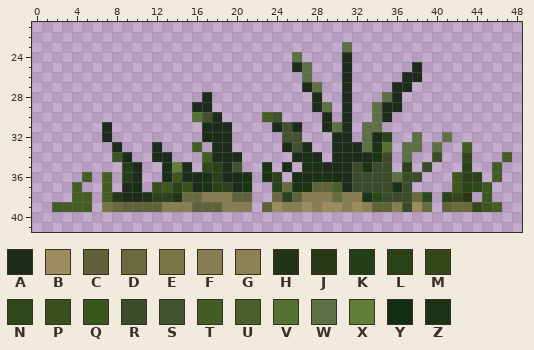
Pixel-art sprite, stored at gfx/OBJS/weeds.png. The picture above is the old version.
The file is 52x52 pixels. Colours within 5 levels of each other are drawn and written as one. Shown: x 0..48, y 21..41.
Palette (. is transparent): A #1d2c1a  B #9c8c5e  C #60623b  D #696a3e  E #767743  F #877d52  G #8d8053  H #223416  J #293816  K #223f18  L #2b4119  M #33471a  N #2d481a  P #3b4f1d  Q #3d561f  R #3c4b2a  S #425130  T #445d25  U #4a5f2b  V #547231  W #5e7146  X #608038  Y #142e13  Z #1a3314
The result:
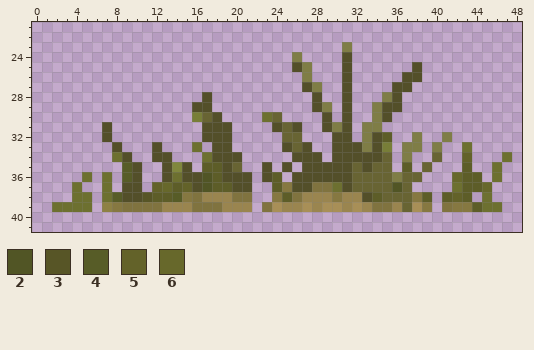
Colours new in this view: 2 #515525  3 #575526  4 #575c27  5 #636229  6 #67682b
Change:
Colour A changes from #1d2c1a to #534f29.
Colour B changes from #9c8c5e to #a88f57.
Colour C changes from #60623b to #80733f.
Colour D changes from #696a3e to #867841.
Colour E changes from #767743 to #8e8144.
Colour F changes from #877d52 to #9a854f.
Colour L changes from #2b4119 to #5d5d28.
Colour R changes from #3c4b2a to #686433.
Colour T changes from #445d25 to #6d7030.
Colour V changes from #547231 to #787e38.
Colour W changes from #5e7146 to #7f7d46.
Colour X changes from #608038 to #80873d.
Colour Z becomes colour 2 in row 36 at x 17; in row 37 at x 17 and 36.
Colour H becomes colour 3 in row 38 at x 11.
Colour H becomes colour 4 in row 38 at x 14.
Colour J becomes colour 4 in row 38 at x 8.
Colour K becomes colour 4 in rows 35 to 36 at x 9.
Colour M becomes colour 5 in row 34 at x 43; in row 38 at x 42.
Colour P becomes colour 5 in row 37 at x 12 and 15.
Colour Q becomes colour 6 in row 36 at x 42; in row 37 at x 13 and 45.
Colour Y becomes colour A in row 37 at x 10.
Colour Z becomes colour A in row 33 at x 34; in row 34 at x 27 and 34; in row 35 at x 23, 27 to 28 and 33; in row 36 at x 21, 23 and 28 to 29; in row 37 at x 21 and 26 to 27; in row 38 at x 33.
Colour D becomes colour C in row 38 at x 16.
Colour G becomes colour F in row 39 at x 33.
Colour J becomes colour L in row 38 at x 43.
Colour M becomes colour L in row 39 at x 44.
Colour N becomes colour L in row 35 at x 17; in row 37 at x 44; in row 38 at x 34 and 39.
Colour S becomes colour R in row 30 at x 17 and 24; in row 31 at x 25; in row 32 at x 25 to 26; in row 33 at x 26; in row 35 at x 20.
Colour Q becomes colour T in row 34 at x 8; in row 36 at x 14; in row 37 at x 42; in rows 38 to 39 at x 45.
Colour U becomes colour T in row 37 at x 30.
Pixel boxes of the changes (left, top, right, bottom) in both pictures:
changed: (52, 42, 512, 212)
